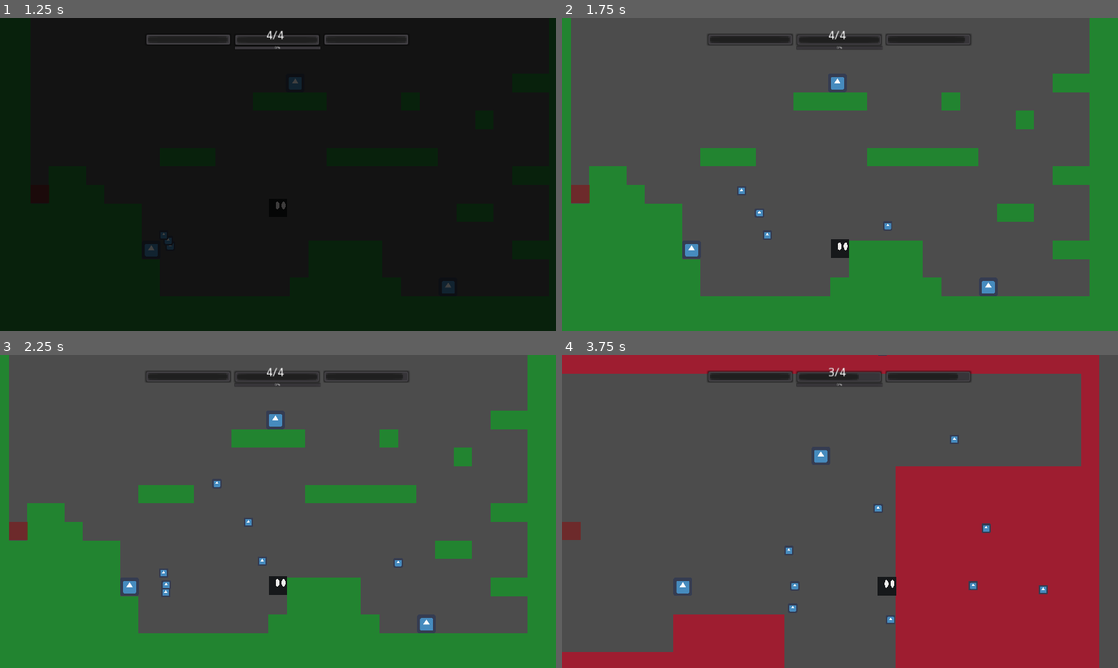
Above: before the commit, frames 1-4 (two rows, left to right).
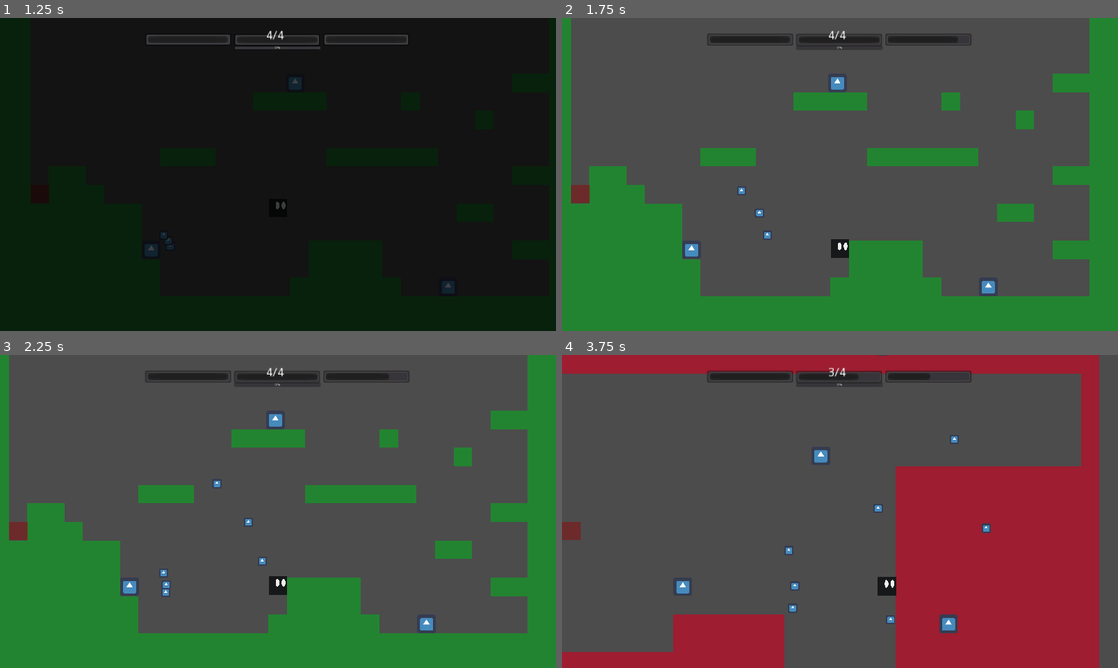
Above: after the commit, the same moments.

Repository: korvato-prime/hyperdimensional-knight
Game: Godot game, scene res://interface/TitleSceen.tscn
The game is run twice, just before and just after one commit, with the same random seed, the same clock (stepped at 60 frames per second) and the same inputs. The engine's default icon, where the game draws it, is replaced by a stand-in: a white triangle on a blue panel in a dark square.
Inputs:
- Up to frame 1 (1.25 s): click "New Game" at 0.5 s
- Up to frame 2 (1.75 s): hold Right (ui_right) from 1.28 s (still down); hold Z (shoot) from 1.28 s (still down); tap Up (jump) at 1.52, 1.55 s
- Up to frame 3 (2.25 s): tap Up (jump) at 1.82, 2.1 s; release Right (ui_right) at 2.03 s; release Z (shoot) at 2.03 s; hold Down (ui_down) from 2.03 s (still down)
- Up to frame 4 (3.75 s): tap Up (jump) at 2.27, 2.57, 3.05 s; tap Z (shoot) at 2.3 s; release Down (ui_down) at 2.78 s; hold Z (shoot) 2.78-3.53 s; hold Right (ui_right) from 2.78 s (still down); tap Space (swap) at 3.6 s

Frame 1 is identical in both runs. In frame 2, less than 0.1% of the frame differs, in the area x 58-73%, y 6-68%; in frame 3, less than 0.1%; in frame 4, 0.3%, in the area x 66-88%, y 6-89%.
Error after the commit: Invalid set index 'screen_shake' (on base: 'Node (Globals.gd)') with value of type 'Node (ScreenShake.gd)'. (res://multiuse_resources/ScreenShake.gd:14)

Commit message:
Add files via upload

Diff:
--- a/levels/Level_1.tscn
+++ b/levels/Level_1.tscn
@@ -1,14 +1,15 @@
-[gd_scene load_steps=14 format=2]
+[gd_scene load_steps=15 format=2]
 
 [ext_resource path="res://levels/Level_1.gd" type="Script" id=1]
 [ext_resource path="res://levels/tiles/tiles.png" type="Texture" id=2]
 [ext_resource path="res://levels/tiles/dangerous.png" type="Texture" id=3]
 [ext_resource path="res://levels/UI.gd" type="Script" id=4]
 [ext_resource path="res://player/Player.tscn" type="PackedScene" id=5]
-[ext_resource path="res://multiuse_resources/Hazard.tscn" type="PackedScene" id=6]
-[ext_resource path="res://enemies/walker/Walker.tscn" type="PackedScene" id=7]
-[ext_resource path="res://enemies/jumper/Jumper.tscn" type="PackedScene" id=8]
-[ext_resource path="res://enemies/gunner/Gunner.tscn" type="PackedScene" id=9]
+[ext_resource path="res://multiuse_resources/ScreenShake.tscn" type="PackedScene" id=6]
+[ext_resource path="res://multiuse_resources/Hazard.tscn" type="PackedScene" id=7]
+[ext_resource path="res://enemies/walker/Walker.tscn" type="PackedScene" id=8]
+[ext_resource path="res://enemies/jumper/Jumper.tscn" type="PackedScene" id=9]
+[ext_resource path="res://enemies/gunner/Gunner.tscn" type="PackedScene" id=10]
 
 [sub_resource type="ConvexPolygonShape2D" id=1]
 points = PoolVector2Array( 0, 0, 64, 0, 64, 64, 0, 64 )
@@ -71,6 +72,7 @@
 tile_data = PoolIntArray( 131071, 0, 0, 65536, 0, 0, 65537, 0, 0, 65538, 0, 0, 65539, 0, 0, 65540, 0, 0, 65541, 0, 0, 6 …(2963 unchanged characters)…
 
 [node name="UI" type="CanvasLayer" parent="."]
+editor/display_folded = true
 script = ExtResource( 4 )
 
 [node name="ProgressBar" type="ProgressBar" parent="UI"]
@@ -126,10 +128,9 @@
 one_shot = true
 
 [node name="player" parent="." instance=ExtResource( 5 )]
-editor/display_folded = true
 position = Vector2( 918.892, 624.64 )
 
-[node name="Camera2D" type="Camera2D" parent="player"]
+[node name="camera" type="Camera2D" parent="player"]
 current = true
 limit_left = -64
 limit_top = -64
@@ -140,25 +141,28 @@
 drag_margin_right = 0.0
 drag_margin_bottom = 0.0
 
+[node name="screen_shake" parent="player/camera" instance=ExtResource( 6 )]
+
 [node name="Sprite" type="Sprite" parent="."]
+editor/display_folded = true
 modulate = Color( 0.933333, 0.0823529, 0.0823529, 0.458824 )
 position = Vector2( 96.8722, 671.074 )
 texture = ExtResource( 3 )
 
-[node name="Hazard" parent="Sprite" instance=ExtResource( 6 )]
+[node name="Hazard" parent="Sprite" instance=ExtResource( 7 )]
 
-[node name="Walker" parent="." instance=ExtResource( 7 )]
+[node name="Walker" parent="." instance=ExtResource( 8 )]
 position = Vector2( 961.445, 279.823 )
 
-[node name="Jumper" parent="." instance=ExtResource( 8 )]
+[node name="Jumper" parent="." instance=ExtResource( 9 )]
 position = Vector2( 1523.07, 967.959 )
 
-[node name="Thrower" parent="." instance=ExtResource( 9 )]
+[node name="Thrower" parent="." instance=ExtResource( 10 )]
 position = Vector2( 481.078, 863.464 )
 
 [connection signal="can_punch_again" from="UI" to="player" method="_on_UI_can_punch_again"]
+[connection signal="value_changed" from="UI/StaminaBar" to="UI" method="_on_StaminaBar_value_changed"]
 [connection signal="value_changed" from="UI/StaminaBar" to="player" method="_on_StaminaBar_value_changed"]
-[connection signal="value_changed" from="UI/StaminaBar" to="UI" method="_on_StaminaBar_value_changed"]
 [connection signal="timeout" from="UI/StaminaRecharge" to="UI" method="_on_StaminaRecharge_timeout"]
 [connection signal="timeout" from="UI/StaminaCooldown" to="UI" method="_on_StaminaCooldown_timeout"]
 [connection signal="bullet_reduce" from="player" to="UI" method="_on_player_bullet_reduce"]
--- a/multiuse_resources/Hazard.gd
+++ b/multiuse_resources/Hazard.gd
@@ -5,3 +5,4 @@
 func _on_hitbox_body_entered(body):
 	if body.is_in_group("player"):
 		body.get_node("health_system").take_damage(1)
+		Globals.screen_shake(0.2,15, 16 * damage)
--- /dev/null
+++ b/multiuse_resources/ScreenShake.gd
@@ -0,0 +1,48 @@
+extends Node
+
+var TRANS = Tween.TRANS_SINE
+var EASE = Tween.EASE_IN_OUT
+
+var amplitude = 0
+var priority = 0
+
+var offset_camara_inicial
+
+onready var camara = get_parent()
+
+func _ready():
+	Globals.screen_shake = self
+
+func start(duration = 0.2, fraquency = 15, amplitude = 16, priority = 0):
+	if priority >= self.priority:
+		offset_camara_inicial = camara.offset
+		self.amplitude = amplitude
+
+		$Duration.wait_time = duration
+		$Frequency.wait_time = 1 / float(fraquency)
+		$Duration.start()
+		$Frequency.start()
+		_new_shake()
+
+func _new_shake():
+	var rand = Vector2()
+	rand.x = rand_range(-amplitude, amplitude)
+	rand.y = rand_range(-amplitude, amplitude)
+
+	rand += offset_camara_inicial
+
+	$ShakeTween.interpolate_property(camara, "offset", camara.offset, rand, $Frequency.wait_time, TRANS, EASE)
+	$ShakeTween.start()
+
+func _on_Frequency_timeout():
+	_new_shake()
+
+func _reset():
+	$ShakeTween.interpolate_property(camara, "offset", camara.offset, offset_camara_inicial, $Frequency.wait_time, TRANS, EASE)
+	$ShakeTween.start()
+
+	priority = 0
+
+func _on_Duration_timeout():
+	_reset()
+	$Frequency.stop()
--- /dev/null
+++ b/multiuse_resources/ScreenShake.tscn
@@ -0,0 +1,18 @@
+[gd_scene load_steps=2 format=2]
+
+[ext_resource path="res://multiuse_resources/ScreenShake.gd" type="Script" id=1]
+
+
+
+[node name="screen_shake" type="Node"]
+editor/display_folded = true
+script = ExtResource( 1 )
+
+[node name="ShakeTween" type="Tween" parent="."]
+
+[node name="Frequency" type="Timer" parent="."]
+
+[node name="Duration" type="Timer" parent="."]
+
+[connection signal="timeout" from="Frequency" to="." method="_on_Frequency_timeout"]
+[connection signal="timeout" from="Duration" to="." method="_on_Duration_timeout"]
--- a/player/Player.gd
+++ b/player/Player.gd
@@ -12,10 +12,12 @@
 signal bullet_reduce
 
 #saltos
-var gravity_fall = 6200
-var gravity_jump = 4800
+var gravity_fall = 6200				##############
+var gravity_jump = 4800				##############
 var gravity = gravity_fall
-var jump_velocity = -1625
+var jump_velocity = -1625			##############
+var second_jump = 0					##############
+var can_second_jump = 0
 var velocity_fall_max = 2000
 const COYOTE_TIME = 4
 const PRE_JUMP_PRESSED = 4
@@ -24,19 +26,19 @@
 var DROP_THRU_BIT = 10
 
 # action
-var punch_coldown_time = 20
+var punch_coldown_time = 20			##############
 var punch_coldown_timer = 0
-var punch_damage = 1
+var punch_damage = 1				##############
 var can_punch = true
 
 var bullet_obj = load("res://player/bullets/bullet_player.tscn")
-enum bullet_type { SINGLE, DOUBLE, TRIPLE }
-var current_bullet = bullet_type.SINGLE
-var gun_coldown_time = 20
+var bullets_per_shoot = 1			##############
+var gun_coldown_time = 10			##############
 var gun_coldown_timer = 0
-var gun_damage = 1
+var gun_damage = 1					##############
 var can_shoot = true
-var bullet_speed = 500
+var bullet_speed = 850				##############
+var bullet_trajectory_randomness = 0.02 # percent
 
 onready var raycasts_down = $raycasts_down
 
@@ -80,20 +82,33 @@
 		get_node("anim_attack").play("punch")
 		punch_coldown_time = punch_coldown_timer
 		emit_signal("stamina_reduce")
+		move_and_slide_with_snap(Vector2(500 * get_node("visuals").scale.x, 0), UP)
 
 func shooting():
 	if gun_coldown_timer == 0:
 		get_node("anim_attack").play("shoot")
-		gun_coldown_time = gun_coldown_timer
+		gun_coldown_timer = gun_coldown_time
 		emit_signal("bullet_reduce")
+		Globals.screen_shake(0.1, 15, 8 * punch_damage, 1)
 
-		var player_direction = get_node("visuals").scale.x
-		var bullet = bullet_obj.instance()
-		bullet.position = self.position + Vector2(player_direction*15,0)
-		self.get_parent().add_child(bullet)
-		bullet.velocity = Vector2(player_direction,0) * bullet_speed
-		bullet.damage = gun_damage
+		var player_direction = Vector2(get_node("visuals").scale.x, 0)
+		for i in range(bullets_per_shoot):
+			var bullet = bullet_obj.instance()
+			# some noise to the position if various bullets are shooted simultaniusly
+			var noise = Vector2()
+			if bullets_per_shoot > 1:
+				noise.y = rand_range(-10,-10)
+			bullet.position = position + noise
+			bullet.position.x += 15 * player_direction.x
 
+			get_parent().add_child(bullet)
+			# add some noise to the bullet´s trajectory
+			var noise_2 = Vector2(rand_range(-bullet_trajectory_randomness,bullet_trajectory_randomness), rand_range(-bullet_trajectory_randomness,bullet_trajectory_randomness))
+			player_direction = (player_direction + bullets_per_shoot * noise_2).normalized()
+			bullet.velocity = player_direction* bullet_speed
+			bullet.damage = gun_damage
+
+		move_and_slide_with_snap(-400 * player_direction, UP)
 		# evitate punch collider error
 		get_node("visuals/punch_hitbox/collision").disabled = true
 
@@ -114,6 +129,7 @@
 		if raycast.is_colliding():
 			### en suelo
 			coyote_time_timer = COYOTE_TIME
+			can_second_jump = second_jump
 			return true
 	### en aire
 	if coyote_time_timer > 0:
@@ -121,11 +137,14 @@
 	return false
 
 func can_jump():
-	return (coyote_time_timer > 0 and pre_jump_timer > 0)
+	return ( (coyote_time_timer > 0 and pre_jump_timer > 0) or (can_second_jump > 0 and Input.is_action_just_pressed("jump")))
 
 func jump():
-	coyote_time_timer = 0
-	pre_jump_timer = 0
+	if coyote_time_timer > 0 and pre_jump_timer > 0:
+		coyote_time_timer = 0
+		pre_jump_timer = 0
+	else:
+		can_second_jump -= 1
 	velocity.y = jump_velocity
 
 func _on_punch_hitbox_body_entered(body):
@@ -135,6 +154,7 @@
 func apply_punch_damage(enemy):
 	if enemy.is_in_group("enemy"):
 		enemy.get_node("health_system").take_damage(punch_damage)
+		Globals.screen_shake(0.2, 15, 16 * punch_damage, 1)
 
 func _on_StaminaBar_value_changed(value):
 	if value == 0:
--- a/player/Player_SM.gd
+++ b/player/Player_SM.gd
@@ -21,7 +21,7 @@
 		if parent.can_punch:
 			parent.punching()
 
-	if Input.is_action_just_pressed("shoot"):
+	if Input.is_action_pressed("shoot"):
 		if parent.can_shoot:
 			parent.shooting()
 
--- a/player/bullets/bullet_player.gd
+++ b/player/bullets/bullet_player.gd
@@ -10,8 +10,8 @@
 func _on_Timer_timeout():
 	queue_free()
 
-
 func _on_bullet_player_body_entered(body):
 	if body.is_in_group("enemy"):
 		body.get_node("health_system").take_damage(damage)
+		Globals.screen_shake(0.2, 15, 8 * damage, 1)
 		queue_free()
